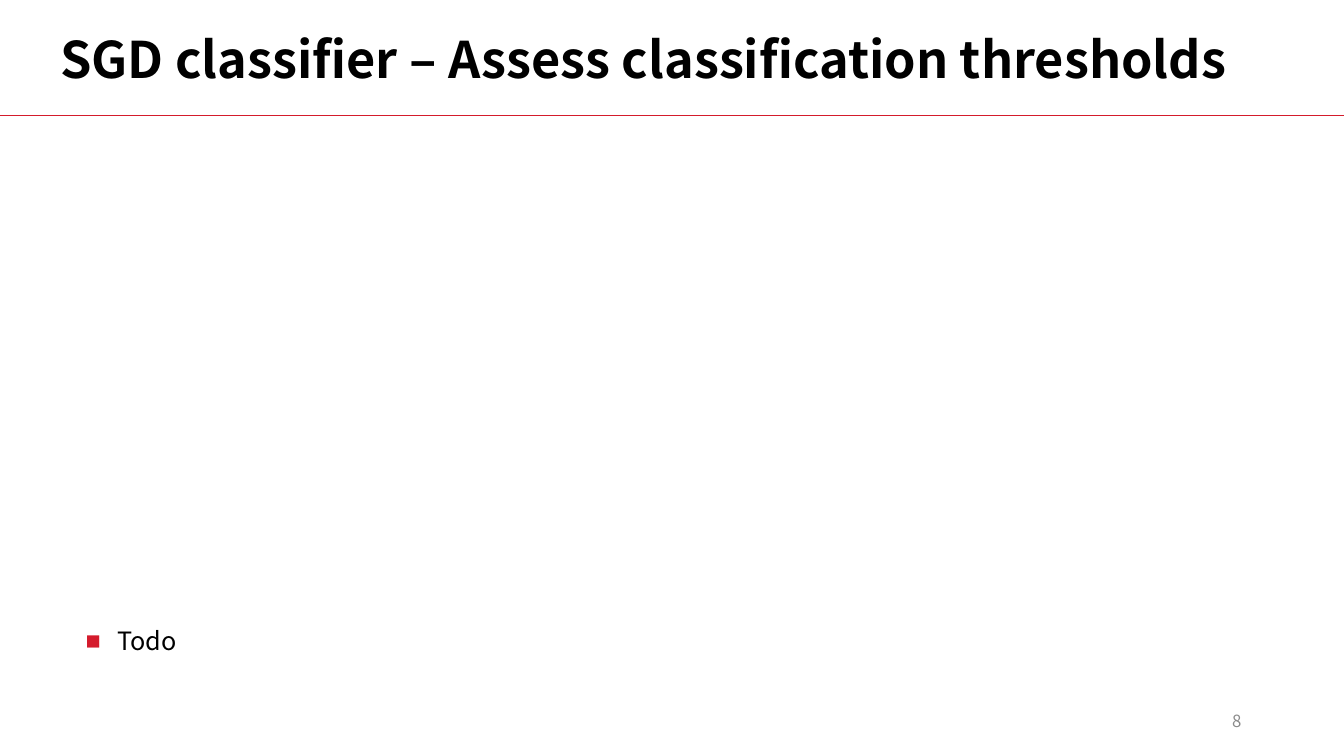
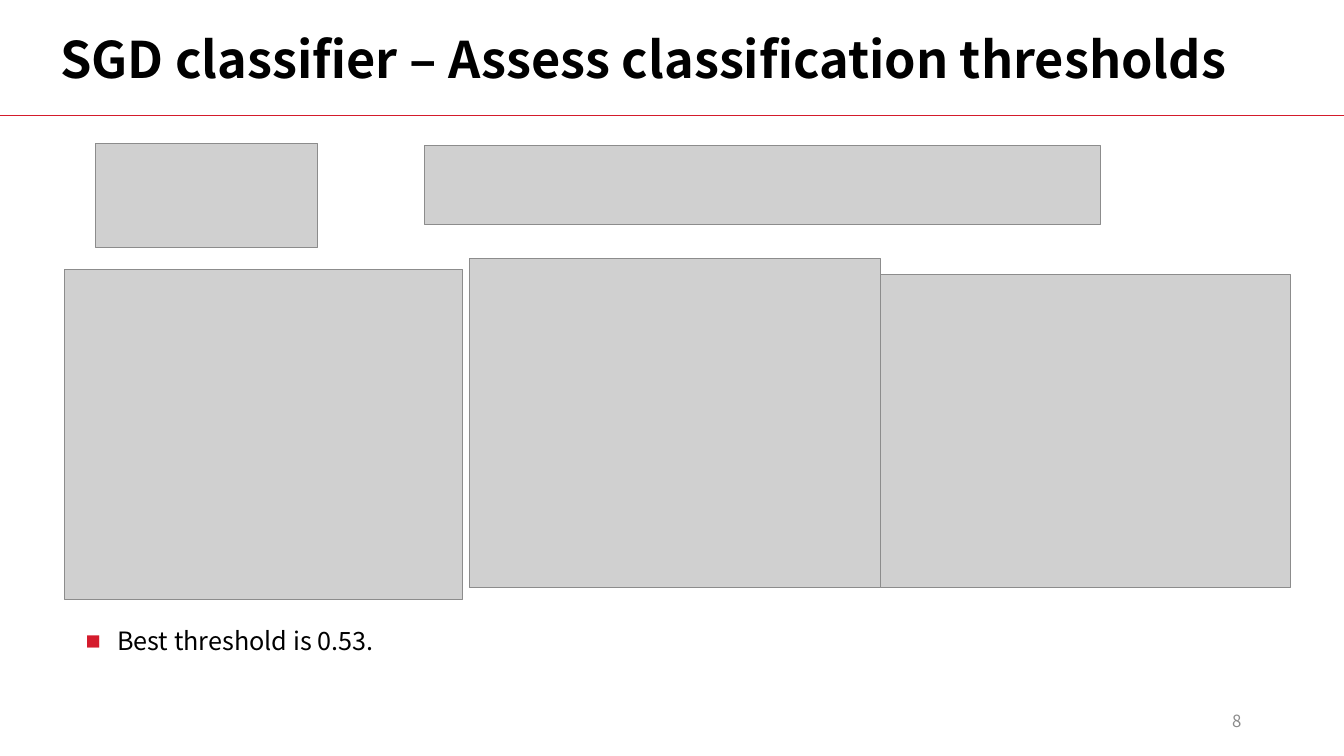
Before and after one commit to LiyangSong/Advertisement-CTR-Prediction, a slide deck: slide 8 of submissions/phase3/stepvi.pptx. Drawn at 1344x756 pixels with LibreOffice and Linux fonts; fonts in the diff are those of the drawing; grey boxes stand for pictures. Boxes give left, top, right and bottom in pixels: in the first picture for what was removed or moved away, otherwise in the second. Text is boxed around its words. In the diff, an @@ line names an element or a change of style, - is before the commit and + after.

Commit message:
image added stepvi

```diff
--- a/submissions/phase3/stepvi.pptx
+++ b/submissions/phase3/stepvi.pptx
@@ picture added at <box>95,143,318,247</box> @@
@@ picture added at <box>424,146,1101,225</box> @@
@@ picture added at <box>65,269,463,600</box> @@
@@ picture added at <box>470,259,881,588</box> @@
@@ picture added at <box>881,274,1291,588</box> @@
@@ text at <box>117,630,373,651</box>: text changed @@
-■ Todo
+■ Best threshold is 0.53.
```
Also in this commit, not shown: 24 other slides changed.
